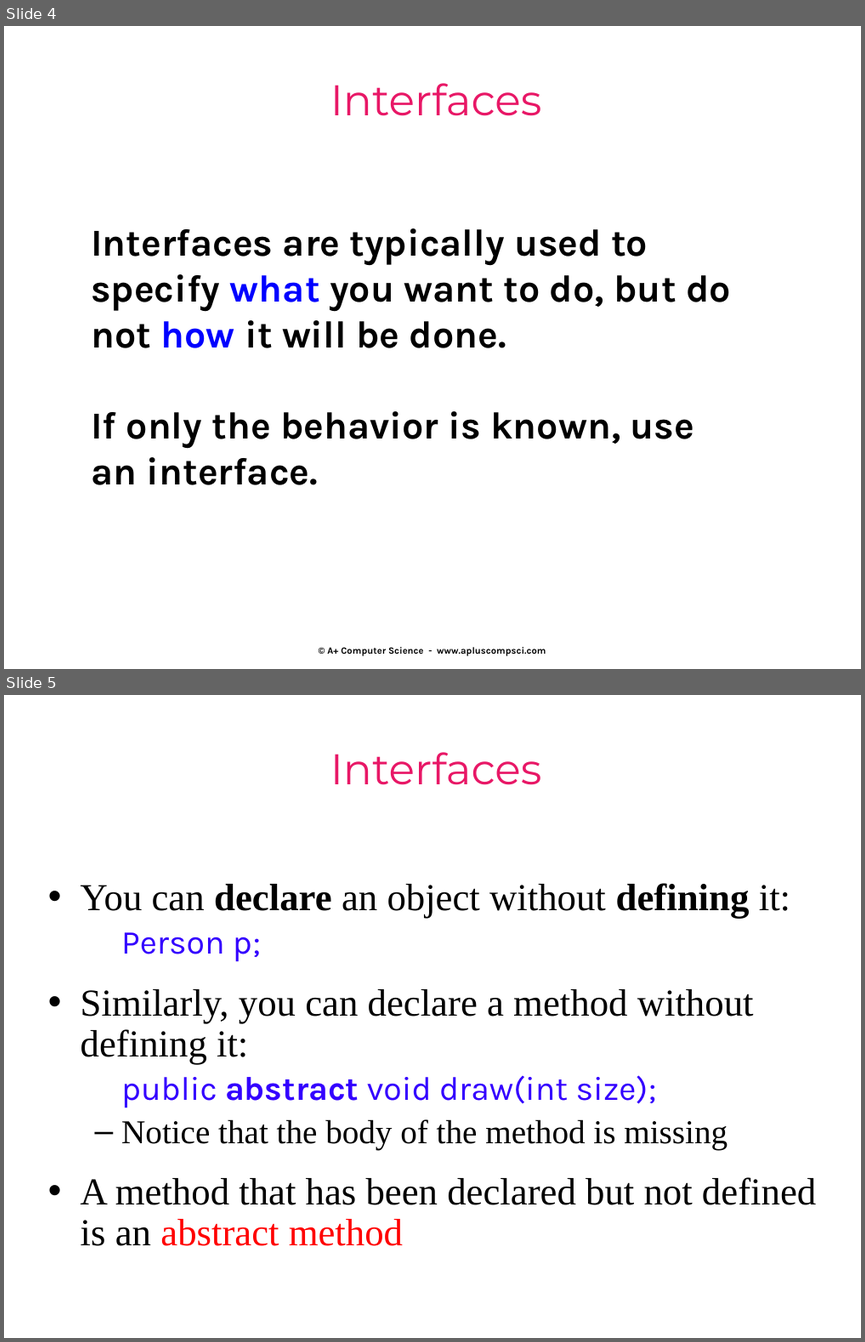
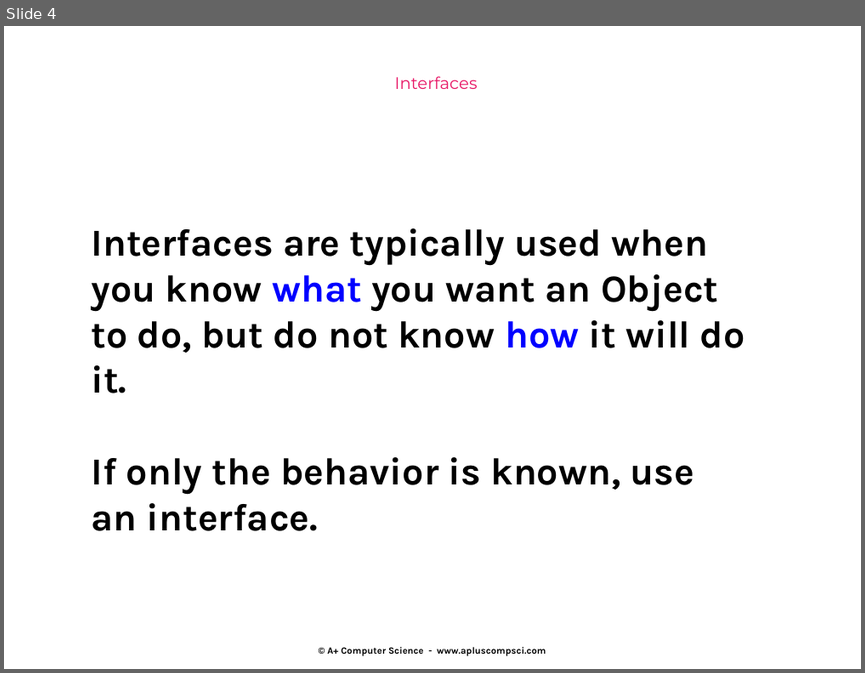
Before and after one commit to Cy-FairCS/cs3, a slide deck: u04b_interfaces/notes/_a_interfaces notes.pptx. Shown one above the other, each under a label of ours: slides 4 and 5 before the commit, slide 4 after it. The pictures are 865x1342 and 865x673 pixels, drawn with LibreOffice and Linux fonts; fonts in the diff are those of the drawing. Boxes give left, top, right and bottom in pixels: in the first picture for what was removed or moved away, otherwise in the second. Text is boxed around its words. In the diff, an @@ line names an element or a change of style, - is before the commit and + after.

```diff
--- a/u04b_interfaces/notes/_a_interfaces notes.pptx
+++ b/u04b_interfaces/notes/_a_interfaces notes.pptx
@@ slide 5 removed at (4, 695, 861, 1338), background #FFFFFF @@
@@ text removed at (330, 752, 542, 785) @@
-Interfaces
@@ text removed at (80, 883, 816, 1246) @@
-• You can declare an object without defining it:
-    Person p;
-• Similarly, you can declare a method without defining it:
-    public abstract void draw(int size);
-  – Notice that the body of the method is missing
-• A method that has been declared but not defined is an abstract method
@@ slide 4 changed as well @@
@@ text "Interfaces" at (395, 76, 477, 89): size 36 to 14 pt @@
@@ text at (91, 228, 745, 393): text changed @@
-Interfaces are typically used to specify what you want to do, but do not how it will be done.
+Interfaces are typically used when you know what you want an Object to do, but do not know how it will do it.
```
Also in this commit, not shown: 53 other slides changed, 6 other slides removed, 1 other file.
